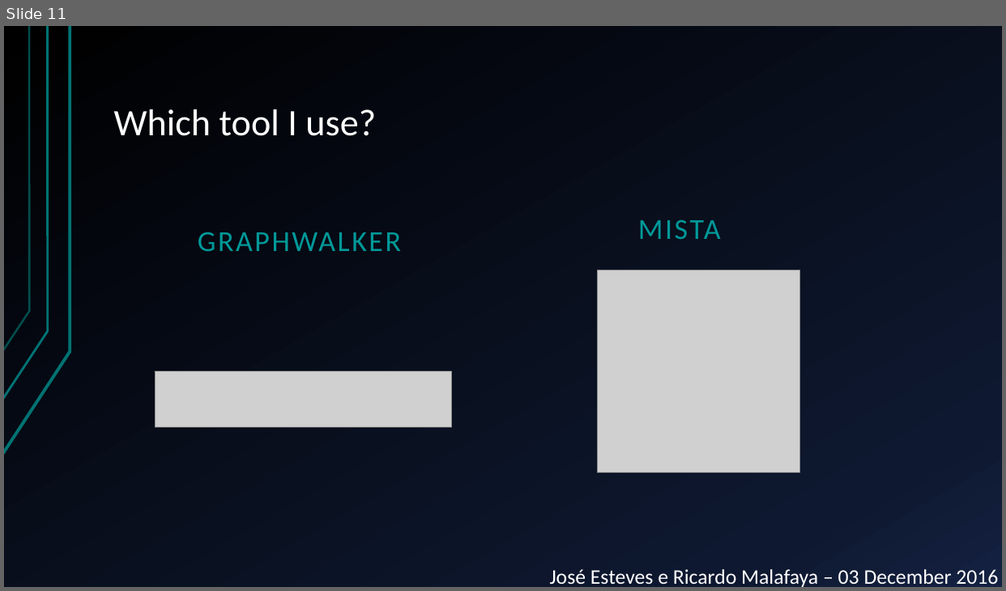
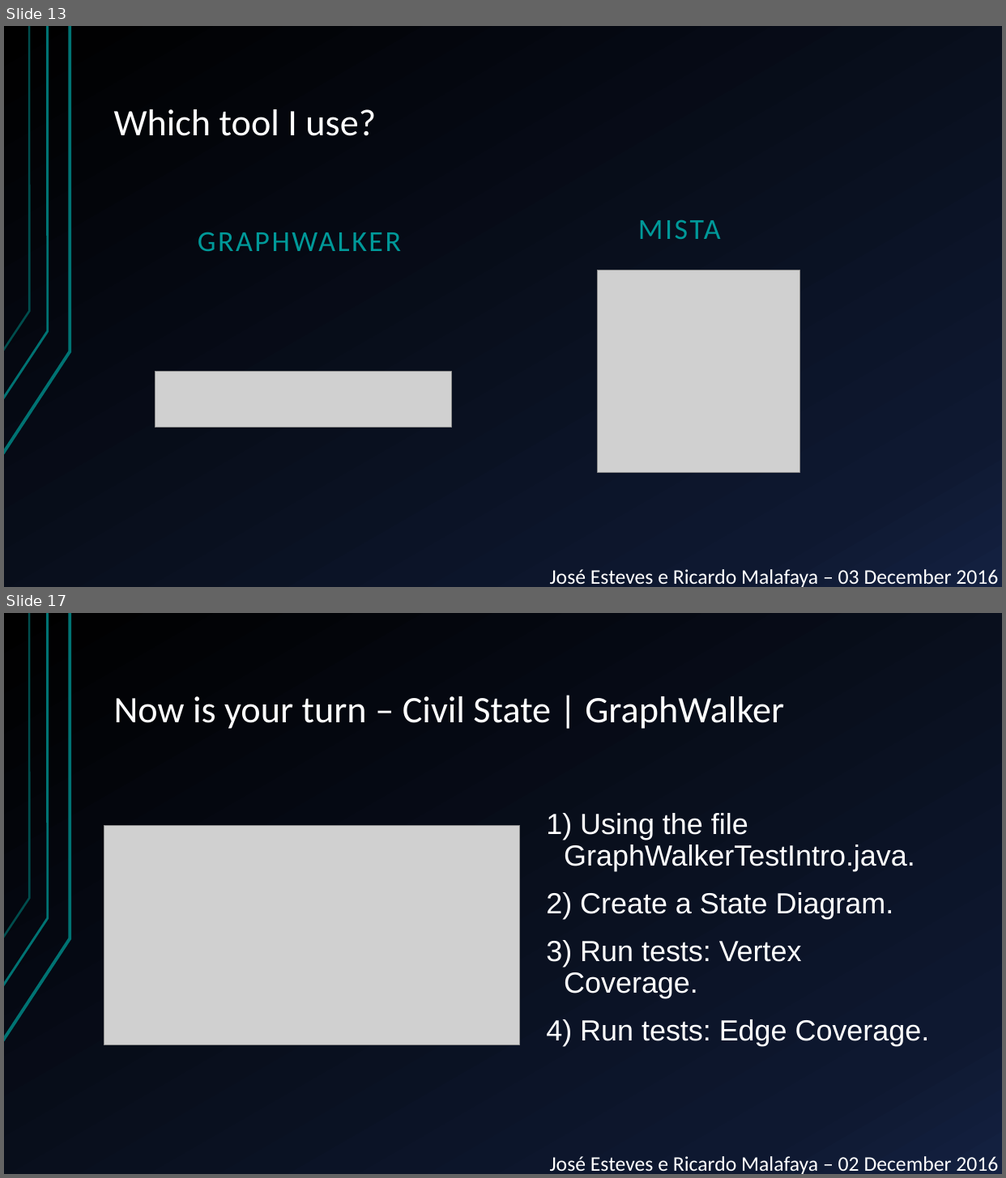
Before and after one commit to JGEsteves89/FEUP-MESW-TVVS-MBT, a slide deck: Presentation.pptx. Shown one above the other, each under a label of ours: slide 11 before the commit, slides 13 and 17 after it; the slides between them are not shown. The pictures are 1006x591 and 1006x1178 pixels, drawn with LibreOffice and Linux fonts; fonts in the diff are those of the drawing; grey boxes stand for pictures. Boxes give left, top, right and bottom in pixels: in the first picture for what was removed or moved away, otherwise in the second. Text is boxed around its words. In the diff, an @@ line names an element or a change of style, - is before the commit and + after.

```diff
--- a/Presentation.pptx
+++ b/Presentation.pptx
@@ slide 17 added at bbox=[4, 613, 1002, 1174], background gradient #000000 to #0F1931 to #142242; not listed: 3 template elements that a slide beside it also shows @@
@@ title added at bbox=[114, 696, 784, 729], 36 pt, text #FFFFFF @@
+Now is your turn – Civil State | GraphWalker
@@ picture added at bbox=[104, 825, 519, 1045] @@
@@ text added at bbox=[564, 813, 930, 1046], 28 pt, text #FFFFFF @@
+1) Using the file GraphWalkerTestIntro.java.
+2) Create a State Diagram.
+3) Run tests: Vertex Coverage.
+4) Run tests: Edge Coverage.
@@ text added at bbox=[550, 1157, 998, 1174], 20 pt, text #FFFFFF @@
+José Esteves e Ricardo Malafaya – 02 December 2016
@@ what was slide 11 is now slide 13 @@
```
Also in this commit, not shown: 11 slides changed, 5 other slides added, 1 other file.
